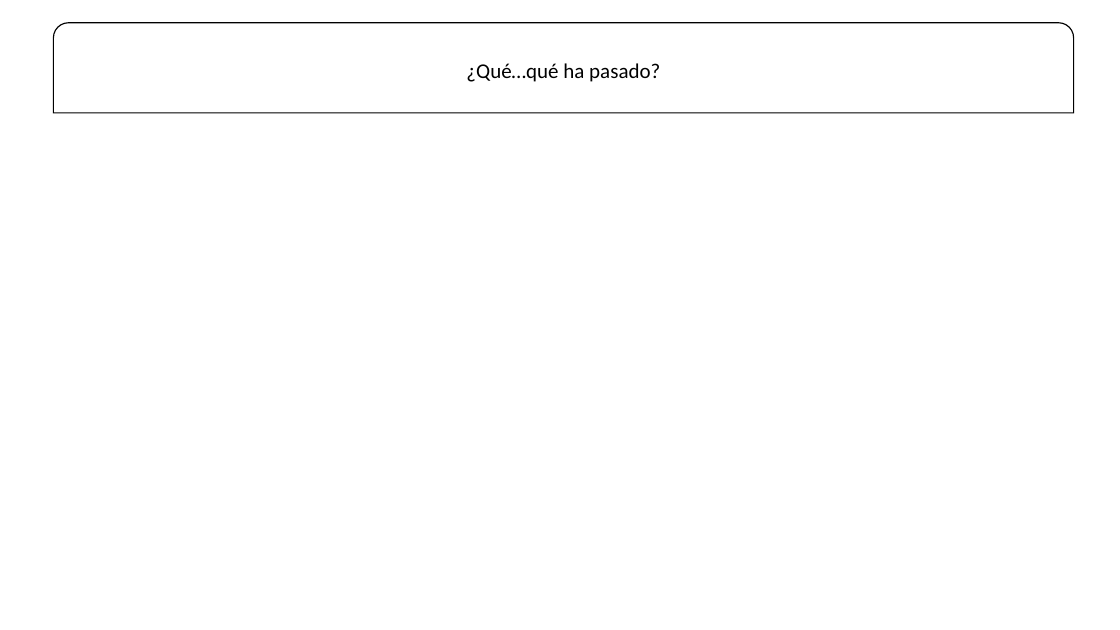
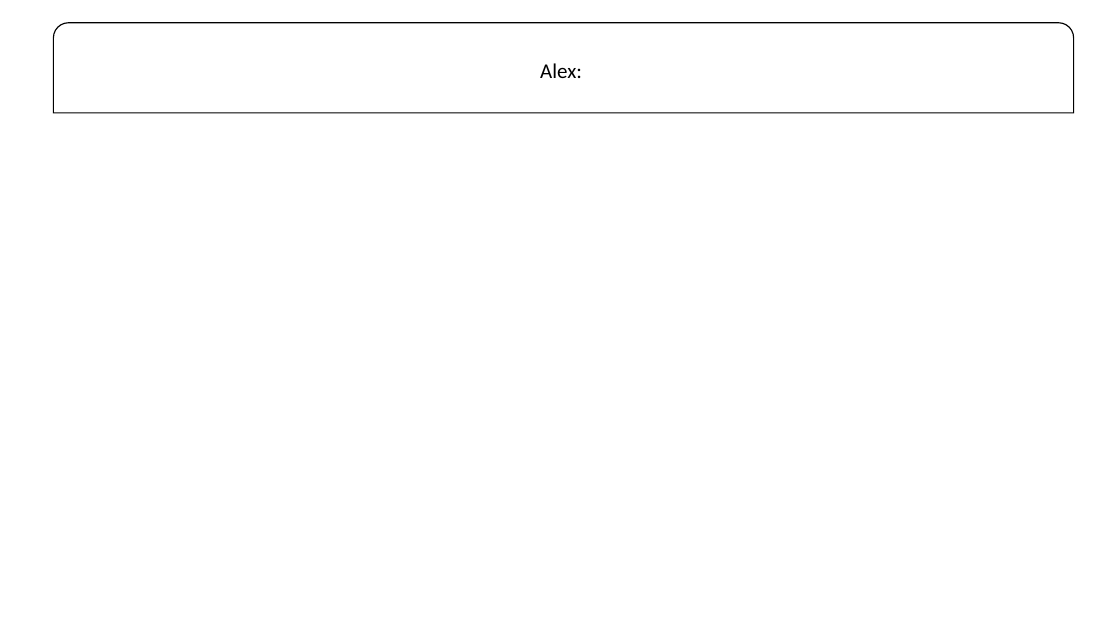
Before and after one commit to TecnologiaVideojuegos/proyecto-videojuego-equipo-falcon, a slide deck: slide 2 of Elementos aparte/Presentación1.pptx. Drawn at 1120x630 pixels with LibreOffice and Linux fonts; fonts in the diff are those of the drawing. Boxes give left, top, right and bottom in pixels: in the first picture for what was removed or moved away, otherwise in the second. Text is boxed around its words. In the diff, an @@ line names an element or a change of style, - is before the commit and + after.

```diff
--- a/Elementos aparte/Presentación1.pptx
+++ b/Elementos aparte/Presentación1.pptx
@@ text in round same rect at (540,63,582,78): text changed @@
-¿Qué…qué ha pasado?
+Alex:
```
Also in this commit, not shown: 1 other slide changed, 52 other files.
